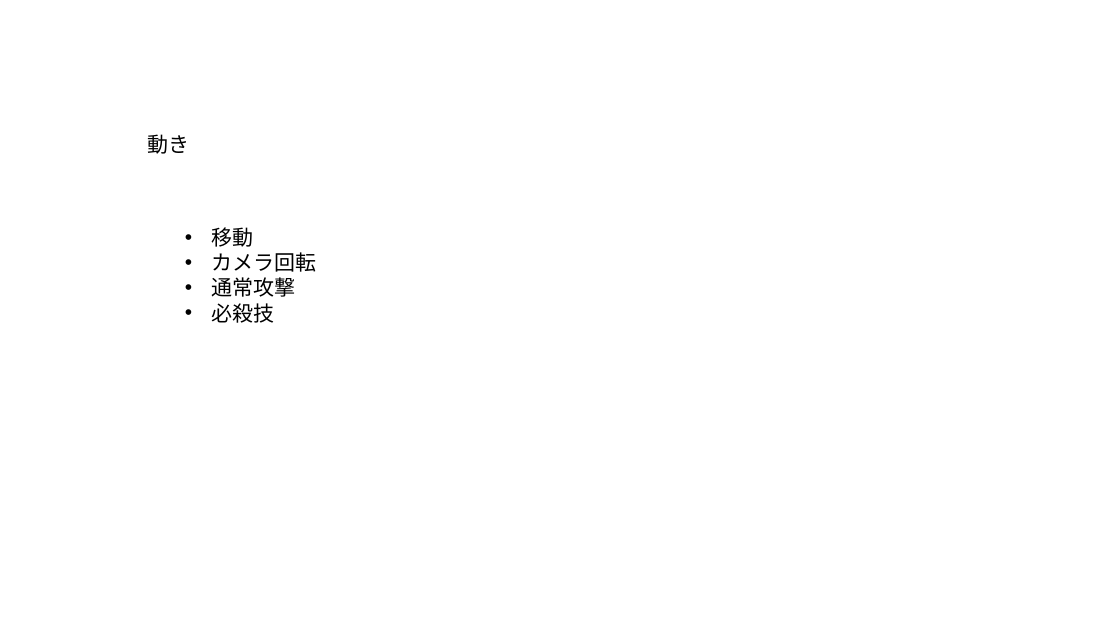
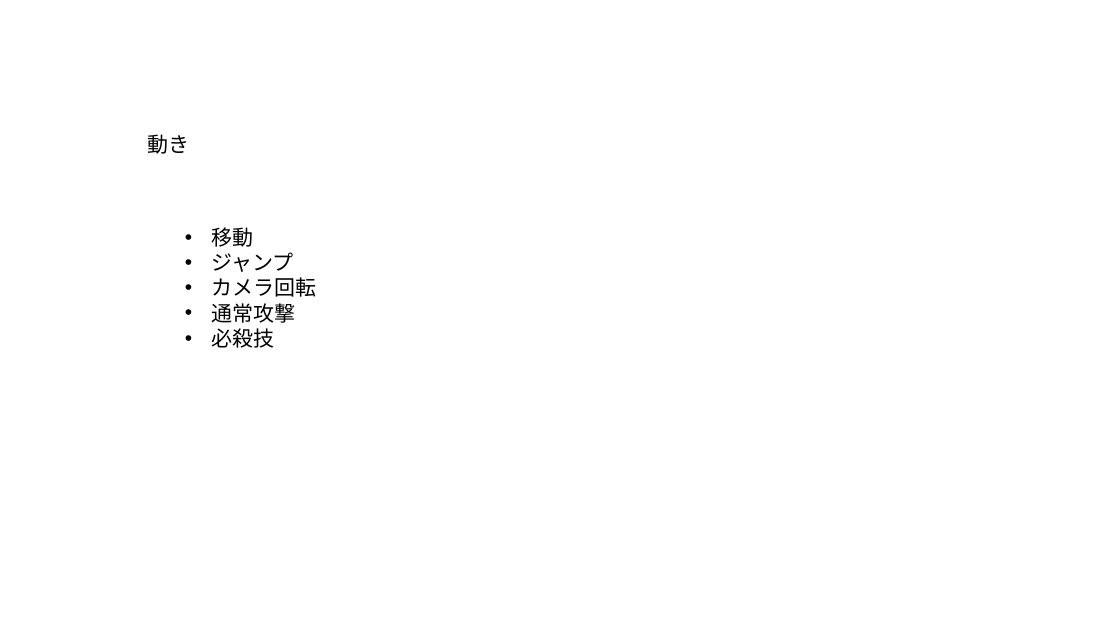
Before and after one commit to soushi1116/Employment, a slide deck: slide 1 of 仕様書/プレイヤー.pptx. Drawn at 1120x630 pixels with LibreOffice and Linux fonts; fonts in the diff are those of the drawing. Boxes give left, top, right and bottom in pixels: in the first picture for what was removed or moved away, otherwise in the second. Text is boxed around its words. In the diff, an @@ line names an element or a change of style, - is before the commit and + after.

```diff
--- a/仕様書/プレイヤー.pptx
+++ b/仕様書/プレイヤー.pptx
@@ text at <box>211,252,293,272</box>: paragraph added @@
+• ジャンプ
```
Also in this commit, not shown: 1 other slide changed, 2 other files.
